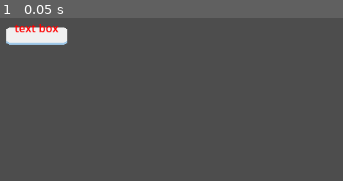
Above: before the commit, frame 1.
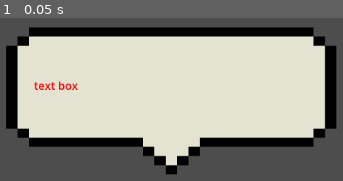
Above: after the commit, the same moment.

Repository: derder811/Disaster_2.0
Game: Godot game, scene res://asset/Text Box/text_box.tscn
The game is run twice, just before and just after one commit, with the same random seed, the same clock (stepped at 60 frames per second) and the same inputs. This scene is started directly instead of the project's main scene.
Inputs:
- Up to frame 1 (0.05 s): no input

The runs differ from the first frame. In frame 1, 71% of the frame differs, in the area x 1-99%, y 3-96%.

Commit message:
candle interaction

Diff:
--- a/GAME_SCENE/first_scenario.tscn
+++ b/GAME_SCENE/first_scenario.tscn
@@ -68,6 +68,7 @@
 [ext_resource type="Script" uid="uid://daft2qdx3cqdd" path="res://canned_i_tem.gd" id="65_cannedfood"]
 [ext_resource type="Script" uid="uid://bnhogjkcy7e0f" path="res://fuse_box.gd" id="66_fusebox"]
 [ext_resource type="PackedScene" uid="uid://clx6n61t3wwpa" path="res://go_bag.tscn" id="67_gobag"]
+[ext_resource type="PackedScene" uid="uid://c5hgk0atpn0p2" path="res://candle.tscn" id="70_ac53u"]
 [ext_resource type="PackedScene" uid="uid://cjtfeqjgwd35q" path="res://asset/Interaction/InteractionManager.tscn" id="interaction_manager"]
 
 [sub_resource type="TileSetAtlasSource" id="TileSetAtlasSource_1nj8df"]
@@ -2284,7 +2285,7 @@
 height = 104.617
 
 [node name="Game" type="Node2D"]
-position = Vector2(237, 166)
+position = Vector2(239, 166)
 scale = Vector2(2.9502, 2.12202)
 
 [node name="TileMapLayer" type="TileMapLayer" parent="."]
@@ -2506,17 +2507,17 @@
 shape = SubResource("CapsuleShape2D_0enws")
 
 [node name="Documents" type="Area2D" parent="."]
-position = Vector2(215.579, 332.231)
+position = Vector2(205.071, 329.874)
 collision_mask = 2
 script = ExtResource("61_documents")
 
 [node name="Sprite2D" type="Sprite2D" parent="Documents"]
-position = Vector2(-7.21216e-06, 2.35624)
+position = Vector2(0.677913, 7.06873)
 scale = Vector2(0.0195073, 0.0279892)
 texture = ExtResource("53_10f7w")
 
 [node name="CollisionShape2D" type="CollisionShape2D" parent="Documents"]
-position = Vector2(-8.34465e-07, 10.3675)
+position = Vector2(0.677919, 8.01123)
 shape = SubResource("CapsuleShape2D_7uoav")
 
 [node name="Water Bottle" type="Area2D" parent="."]
@@ -2612,3 +2613,6 @@
 
 [node name="GoBag" parent="." instance=ExtResource("67_gobag")]
 position = Vector2(241.34, -142.788)
+
+[node name="candle" parent="." instance=ExtResource("70_ac53u")]
+position = Vector2(232.527, 333.173)
--- a/Scenes/self_talk_system.gd
+++ b/Scenes/self_talk_system.gd
@@ -25,7 +25,8 @@
 		"medicine_3": "Painkillers and cold meds, these might come in handy if anyone feels sick.",
 		"mobile_phone": "Signal's weak... I'll keep my phone on me, just in case of any emergency or updates.",
 		"powerbank": "This power bank will be useful to keep my phone charged during emergencies.",
-		"go_bag": "Gonna find some food, water, and medicine… anything essential before things get worse."
+		"go_bag": "Gonna find some food, water, and medicine… anything essential before things get worse.",
+		"candle": "I'll use this if the power goes out... but maybe a flashlight is safer. I don't want to cause a fire."
 	}
 }
 
--- a/SimpleDialogManager.gd
+++ b/SimpleDialogManager.gd
@@ -9,7 +9,7 @@
 	"tv": "Always monitor weather updates from PAGASA, NDRRMC, or local news for safety alerts and evacuation \n instructions.",
 	"fuse_box": "During a typhoon, turn off the main power switch if flooding begins or there's frequent lightning. This \n helps prevent electrical shocks and fire hazards. Stay dry and use a flashlight instead of touching any wet \n electrical parts.",
 	"go_bag": "Prepare a Go Bag with water, food, medicine, flashlight, batteries, and important documents for quick evacuation.",
-	"candle": "Avoid using candles during a typhoon. Use a flashlight or battery-powered lamp to prevent fire accidents.",
+	"candle": "Avoid using candles during a typhoon. Use a flashlight or battery-powered lamp to prevent fire accidents.\n\nStore important documents like IDs and certificates in waterproof containers.",
 	"flashlight": "Keep a working flashlight ready at all times. Check batteries regularly. Avoid using candles.",
 	"battery": "Always prepare an extra batteries for your flashlight incase the power outage last long.",
 	"documents": "Store important documents like IDs and certificates in waterproof containers",
--- a/asset/Text Box/text_box.tscn
+++ b/asset/Text Box/text_box.tscn
@@ -1,6 +1,6 @@
 [gd_scene load_steps=4 format=3 uid="uid://bo1gtc34l5em"]
 
-[ext_resource type="Texture2D" uid="uid://dyfjsh3wxgvo5" path="res://asset/Text Box/Text Box.png" id="1_iqjc6"]
+[ext_resource type="Texture2D" uid="uid://b5v6t4q4l3nel" path="res://asset/Furnitures/Self Talk Text Box.png" id="1_iqjc6"]
 [ext_resource type="Script" uid="uid://bens20sfd2p8w" path="res://asset/Text Box/text_box.gd" id="2_2412j"]
 
 [sub_resource type="Theme" id="Theme_7eawq"]
@@ -8,8 +8,8 @@
 [node name="NinePatchRect" type="NinePatchRect"]
 offset_left = 9.0
 offset_top = 18.0
-offset_right = 97.0
-offset_bottom = 43.0
+offset_right = 485.0
+offset_bottom = 230.0
 texture = ExtResource("1_iqjc6")
 script = ExtResource("2_2412j")
 
@@ -18,7 +18,10 @@
 anchors_preset = 15
 anchor_right = 1.0
 anchor_bottom = 1.0
-offset_bottom = -25.0
+offset_left = 28.0
+offset_top = 36.0
+offset_right = -32.0
+offset_bottom = -80.0
 grow_horizontal = 2
 grow_vertical = 2
 theme_override_constants/margin_left = 12
@@ -46,10 +49,10 @@
 anchor_top = 1.0
 anchor_right = 0.5
 anchor_bottom = 1.0
-offset_left = -75.0
-offset_top = -20.0
-offset_right = 75.0
-offset_bottom = -5.0
+offset_left = 52.0
+offset_top = -70.0
+offset_right = 202.0
+offset_bottom = -53.0
 grow_horizontal = 2
 grow_vertical = 0
 theme_override_colors/font_color = Color(0, 0, 0, 1)
--- a/candle.gd
+++ b/candle.gd
@@ -9,18 +9,36 @@
 ]
 
 func _ready():
+	print("Candle: Setting up interaction area")
+	# Check if interaction_area exists
+	if interaction_area == null:
+		print("ERROR: InteractionArea not found in candle!")
+		return
+
+	# Check if sprite exists
+	if sprite == null:
+		print("Warning: Sprite2D node not found in candle!")
+
 	interaction_area.interact = Callable(self, "_on_interact")
 	interaction_area.action_name = "examine candle"
+	print("Candle: Ready for E key interaction!")
 
 func _on_interact():
+	print("Candle: E key interaction triggered!")
 	# Safety check for overlapping bodies
 	var overlapping_bodies = interaction_area.get_overlapping_bodies()
 	if overlapping_bodies.size() > 0:
-		sprite.flip_h = overlapping_bodies[0].global_position.x < global_position.x
+		if sprite != null:
+			sprite.flip_h = overlapping_bodies[0].global_position.x < global_position.x
 
-		# Use the new DialogManager autoload with asset type for safety tips
-		var dialog_position = global_position + Vector2(0, -50)  # Position dialog above candle
-		DialogManager.start_dialog(dialog_position, lines, "candle")
+		# Trigger self-talk first using the self-talk system
+		var self_talk_system = get_tree().get_first_node_in_group("self_talk_system")
+		if self_talk_system and self_talk_system.has_method("trigger_item_pickup_self_talk"):
+			self_talk_system.trigger_item_pickup_self_talk("candle")
+
+		# Show SimpleDialogManager safety tips after 3 seconds
+		await get_tree().create_timer(3.0).timeout
+		SimpleDialogManager.show_safety_tips("candle", global_position)
 
 		# Complete the quest objective for candle interaction
 		var quest_node = get_node("../Quest")
--- /dev/null
+++ b/candle.tscn
@@ -0,0 +1,33 @@
+[gd_scene load_steps=6 format=3 uid="uid://c5hgk0atpn0p2"]
+
+[ext_resource type="Texture2D" uid="uid://b00xnh2bn8416" path="res://GAME_SCENE/Candle.png" id="1_pqck8"]
+[ext_resource type="Script" uid="uid://bx21va8686o4h" path="res://asset/Interaction/Interaction Area/interaction_area.gd" id="2_wmlv8"]
+[ext_resource type="Script" uid="uid://dnp4myfxvnnw6" path="res://candle.gd" id="3_candle"]
+
+[sub_resource type="CircleShape2D" id="CircleShape2D_wmlv8"]
+
+[sub_resource type="CapsuleShape2D" id="CapsuleShape2D_mouko"]
+radius = 7.79608
+height = 66.0
+
+[node name="candle" type="StaticBody2D"]
+script = ExtResource("3_candle")
+
+[node name="CollisionShape2D" type="CollisionShape2D" parent="."]
+position = Vector2(0, -3)
+shape = SubResource("CircleShape2D_wmlv8")
+
+[node name="Sprite2D" type="Sprite2D" parent="."]
+position = Vector2(9.05991e-06, -1.88499)
+scale = Vector2(0.0105889, 0.00903761)
+texture = ExtResource("1_pqck8")
+
+[node name="InteractionArea" type="Area2D" parent="."]
+collision_layer = 0
+collision_mask = 2
+script = ExtResource("2_wmlv8")
+metadata/_custom_type_script = "uid://bx21va8686o4h"
+
+[node name="CollisionShape2D" type="CollisionShape2D" parent="InteractionArea"]
+position = Vector2(0, 21)
+shape = SubResource("CapsuleShape2D_mouko")
Not shown: 1 places in GAME_SCENE/first_scenario.tscn that only renumber resources
